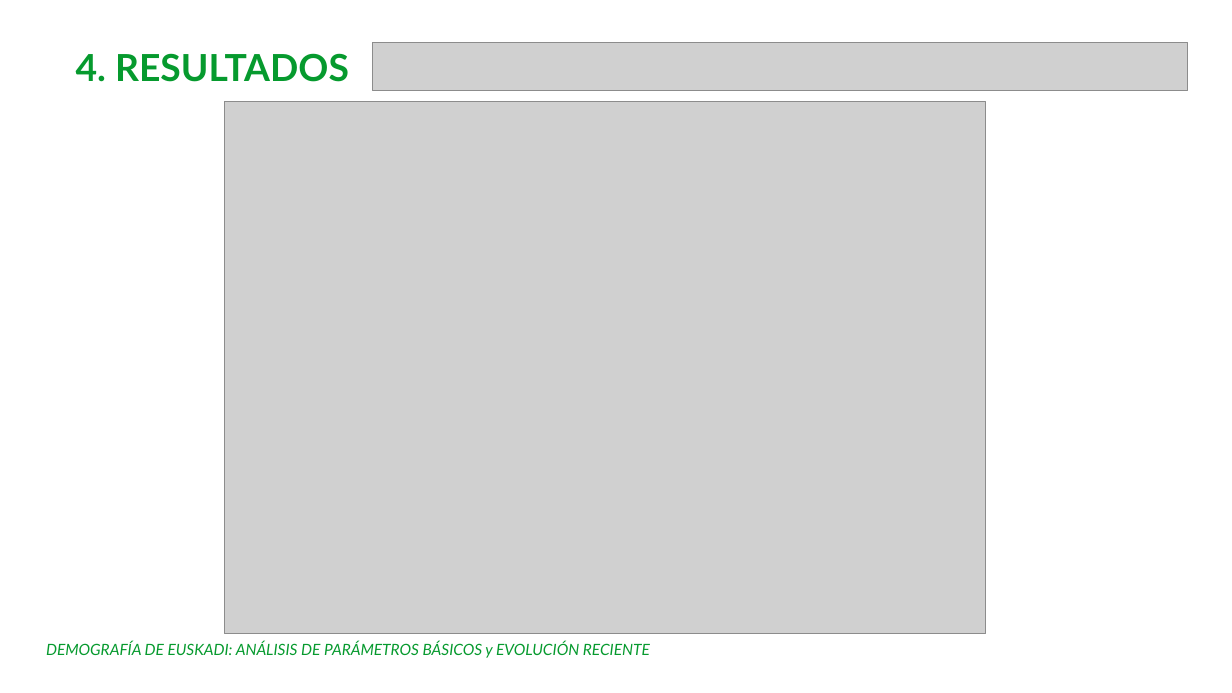
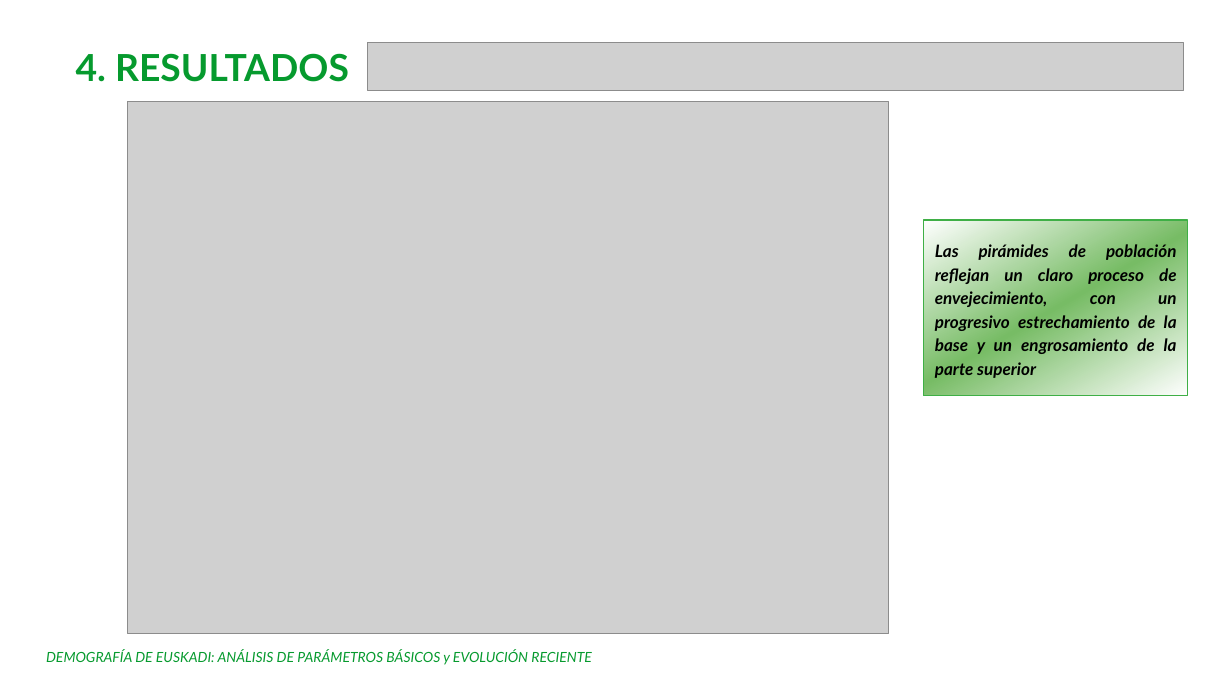
Before and after one commit to Leire2026/EDA, a slide deck: slide 5 of Presentacion_EDA.ppt. Drawn at 1232x693 pixels with LibreOffice and Linux fonts; fonts in the diff are those of the drawing; grey boxes stand for pictures; background and template pictures are left out. Boxes give left, top, right and bottom in pixels: in the first picture for what was removed or moved away, otherwise in the second. Text is boxed around its words. In the diff, an @@ line names an element or a change of style, - is before the commit and + after.

```diff
--- a/Presentacion_EDA.ppt
+++ b/Presentacion_EDA.ppt
@@ picture: place and size @@
-picture at [372,42,1188,91]
+picture at [368,42,1184,91]
@@ picture: place and size @@
-picture at [225,102,986,635]
+picture at [127,102,889,635]
@@ rectangle added at [925,220,1188,396], fill gradient #FFFFFF to #77BC65, outline #3FAF46 0.74 pt, 11 pt, text #000000, bold, italic @@
+Las pirámides de población reflejan un claro proceso de envejecimiento, con un progresivo estrechamiento de la base y un engrosamiento de la parte superior
@@ text "DEMOGRAFÍA DE EUSKADI: ANÁLISIS DE ...": place and size @@
-text "DEMOGRAFÍA DE EUSKADI: ANÁLISIS DE ..." at [46,641,650,658]
+text "DEMOGRAFÍA DE EUSKADI: ANÁLISIS DE ..." at [46,650,592,665]
@@ text "DEMOGRAFÍA DE EUSKADI: ANÁLISIS DE ..." at [46,650,592,665]: size 10 to 9 pt @@
```
Also in this commit, not shown: 10 other slides changed, 5 slides added, 3 slides removed, 2 other files.
